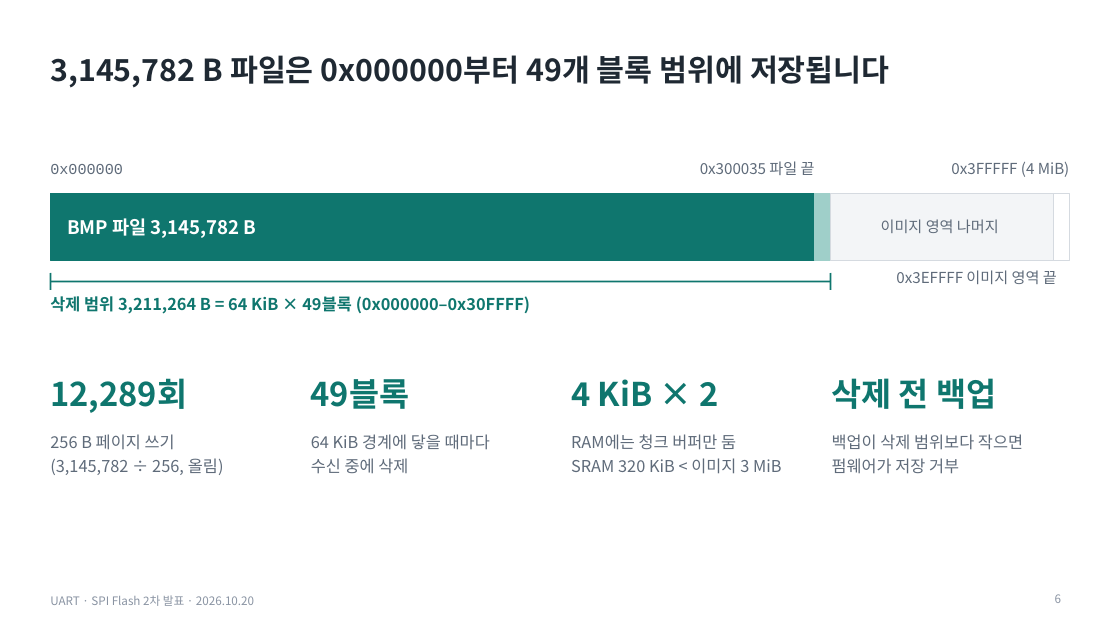
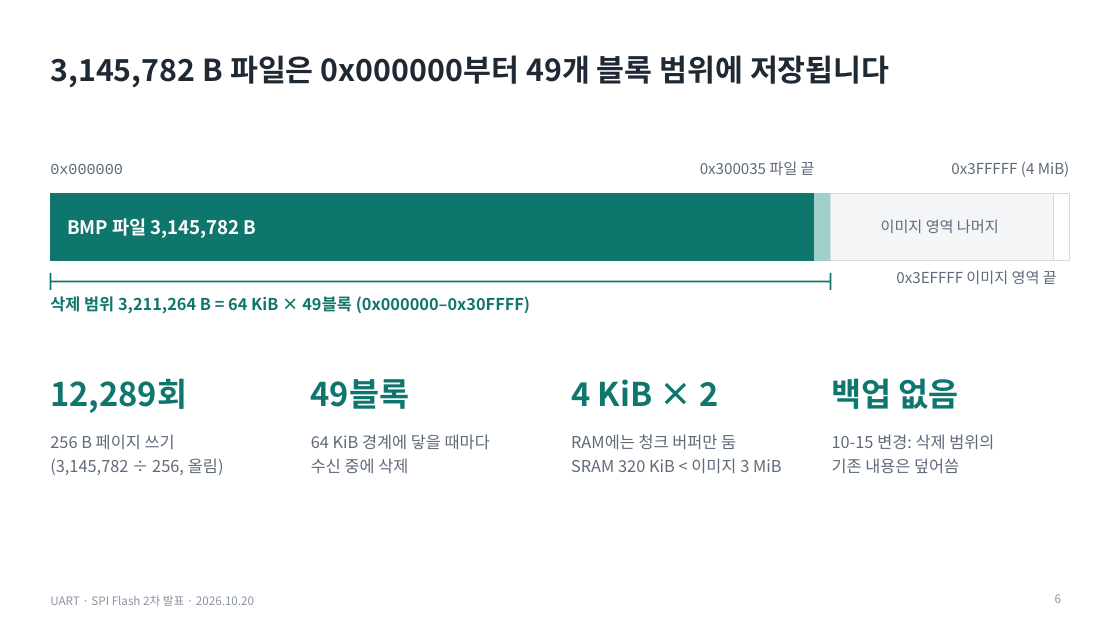
Before and after one commit to dazement/STM32-BMP-file-store-in-Flash-memory, a slide deck: slide 6 of presentation_oct20/output/UART_SPIFlash_2차발표_1020_코드검증.pptx. Drawn at 1120x630 pixels with LibreOffice and Linux fonts; fonts in the diff are those of the drawing. Boxes give left, top, right and bottom in pixels: in the first picture for what was removed or moved away, otherwise in the second. Text is boxed around its words. In the diff, an @@ line names an element or a change of style, - is before the commit and + after.

```diff
--- a/presentation_oct20/output/UART_SPIFlash_2차발표_1020_코드검증.pptx
+++ b/presentation_oct20/output/UART_SPIFlash_2차발표_1020_코드검증.pptx
@@ text at (832,378,959,409): text changed @@
-삭제 전 백업
+백업 없음
@@ text at (832,434,994,474): text changed @@
-백업이 삭제 범위보다 작으면
-펌웨어가 저장 거부
+10-15 변경: 삭제 범위의
+기존 내용은 덮어씀
```
Also in this commit, not shown: 7 other slides changed, 3 slides added, 3 slides removed.
